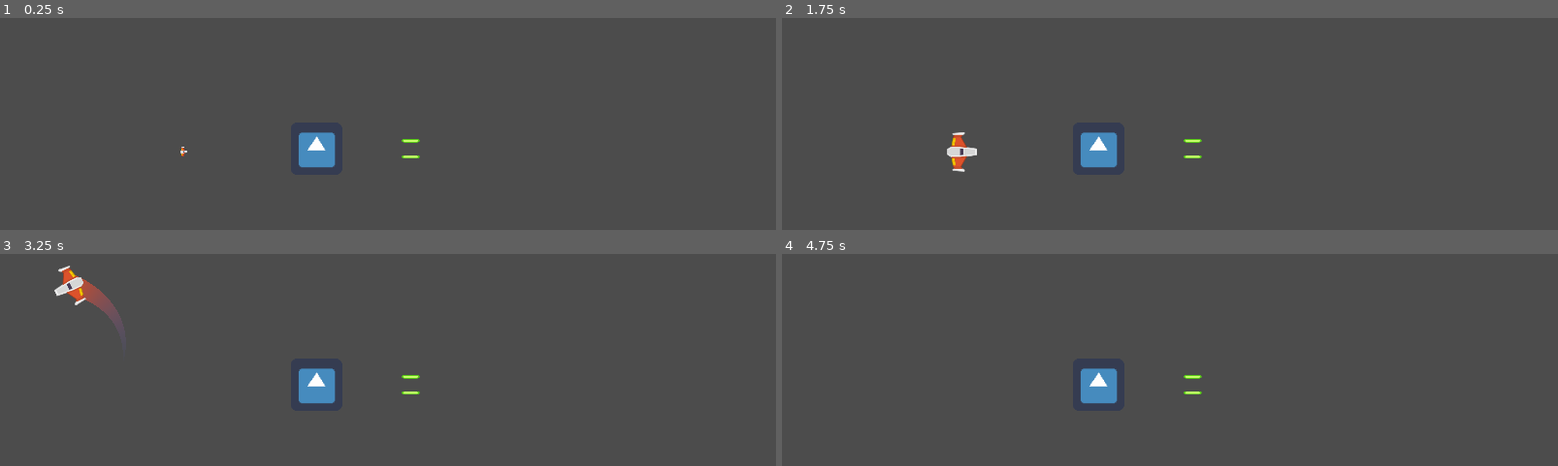
Above: before the commit, frames 1-4 (two rows, left to right).
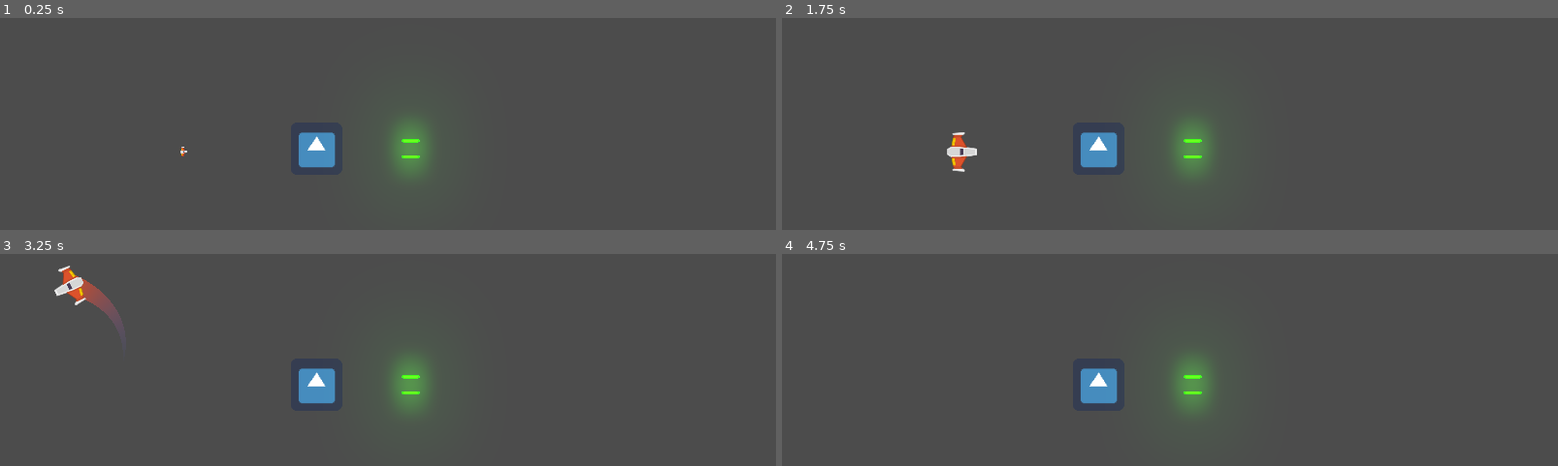
Above: after the commit, the same moments.

Repository: escobardie/Proyecto_meteorito
Game: Godot game, scene res://Juego/Niveles/NivelTest.tscn
Two runs of this game, one before a commit and one after it. Both use one fixed random seed, a clock stepped at 60 frames per second and the inputs below. The engine's default icon, where the game draws it, is replaced by a stand-in: a white triangle on a blue panel in a dark square.
Inputs (mouse positions are in pixels of both pictures, inside the frame that each line leads up to):
- Up to frame 1 (0.25 s): no input
- Up to frame 2 (1.75 s): move the mouse to (1340, 213) at 0.52 s; hold W (mover_adelante) 0.53-1.28 s; hold Space (disparo_ppal) 0.53-1.28 s; move the mouse to (outside the picture) at 1.27 s; hold S (mover_atras) from 1.28 s (still down); right-click (outside the picture) at 1.35 s
- Up to frame 3 (3.25 s): move the mouse to (465, 376) at 2.02 s; release S (mover_atras) at 2.03 s; hold A (mover_antihorario) 2.03-2.78 s; hold W (mover_adelante) from 2.03 s (still down); move the mouse to (outside the picture) at 2.77 s; tap D (mover_horario) at 2.85 s
- Up to frame 4 (4.75 s): move the mouse to (outside the picture) at 3.52 s; release W (mover_adelante) at 3.53 s; hold Space (disparo_ppal) 3.53-4.28 s; hold S (mover_atras) from 3.53 s (still down); move the mouse to (937, 406) at 4.27 s; right-click (937, 406) at 4.35 s

The runs differ from the first frame. In frame 1, 1.4% of the frame differs, in the area x 50-56%, y 46-77%; in frame 2, 1.4%; in frame 3, 1.4%; in frame 4, 1.4%.

Commit message:
Clase 9 - Pulido y Optimización
-Preparar el repo
-PULIDO DE ESCUDO
-PULIDO DE PROYECTIL ENEMIGO
-debuguear DEL CODIGO

Diff:
--- a/Juego/Naves/Enemigo/EnemigoDummy.gd
+++ b/Juego/Naves/Enemigo/EnemigoDummy.gd
@@ -10,7 +10,7 @@
 func _ready() -> void:
 	pass # Replace with function body.
 
-func _process(delta: float) -> void:
+func _process(_delta: float) -> void:
 	$Canion.set_esta_disparando(true)
 
 
--- a/Juego/Naves/Player/Escudo/Escudo.gd
+++ b/Juego/Naves/Player/Escudo/Escudo.gd
@@ -43,9 +43,9 @@
 	$AnimationPlayer.play_backwards("activando")
 
 
-func controlar_colision(esta_activado:bool) -> void:
+func controlar_colision(esta_activ:bool) -> void:
 	#recibimos el bool que determina el estado del colisionador
-	$CollisionShape2D.set_deferred("disabled", esta_activado)
+	$CollisionShape2D.set_deferred("disabled", esta_activ)
 
 
 ## SEÑALES INTERNAS
--- a/Juego/Naves/Player/Escudo/Escudo.tscn
+++ b/Juego/Naves/Player/Escudo/Escudo.tscn
@@ -205,6 +205,7 @@
 }
 
 [node name="Escudo" type="Area2D"]
+modulate = Color( 8.67, 5.81, 23.4, 0.34 )
 collision_layer = 0
 collision_mask = 16
 script = ExtResource( 5 )
--- a/Juego/Naves/Player/Player.gd
+++ b/Juego/Naves/Player/Player.gd
@@ -69,14 +69,14 @@
 		escudo.activar()
 
 
-func _integrate_forces(state: Physics2DDirectBodyState) -> void:
+func _integrate_forces(_state: Physics2DDirectBodyState) -> void:
 	#apply_central_impulse que tiene como parámetro un Vector2 que es el impulso y nos permite aplicar dicho impulso direccional sin afectar la rotación
 	apply_central_impulse(empuje.rotated(rotation))
 	#Para manejar rotaciones de un rigidbody vamos a utilizar apply_torque_impulse
 	#que lo que hace es tomar como parámetro un valor del tipo float que es el torque y le aplica un impulso rotacional al cuerpo.
 	apply_torque_impulse(dir_rotacion * potencia_rotacion)
 
-func _process(delta: float) -> void:
+func _process(_delta: float) -> void:
 	player_input()
 
 ## METODO CUSTOM
--- a/Juego/Niveles/Nivel.gd
+++ b/Juego/Niveles/Nivel.gd
@@ -27,7 +27,7 @@
 	contenedor_proyectiles.add_child(proyectil)
 
 func _on_nave_destruida(posicion:Vector2, num_explosiones:int) -> void:
-	for i in range(num_explosiones):
+	for _i in range(num_explosiones):
 		var new_explosion:Node2D = explosion.instance()
 		new_explosion.global_position = posicion
 		add_child(new_explosion)
--- a/Juego/Proyectiles/Canion.gd
+++ b/Juego/Proyectiles/Canion.gd
@@ -33,7 +33,7 @@
 	almacenar_puntos_disparo()
 	timer_enfriamiento.wait_time = cadencia_disparo
 
-func _process(delta: float) -> void:
+func _process(_delta: float) -> void:
 	if esta_disparando and esta_enfriado:
 		disparar()
 
--- a/Juego/Proyectiles/Proyectil.gd
+++ b/Juego/Proyectiles/Proyectil.gd
@@ -9,7 +9,7 @@
 ## METODOS
 
 ## ** CONSTRUCTOR
-func crear (pos:Vector2, dir:float, vel:float, danio_p:int) -> void:
+func crear (pos:Vector2, dir:float, vel:float, _danio_p:int) -> void:
 	position = pos
 	rotation = dir
 	#Con el vector velocidad del proyectil pasa algo parecido al movimiento de la nave… tenemos que rotarla en su dirección.
--- a/Juego/Proyectiles/ProyectilEnemigo.tscn
+++ b/Juego/Proyectiles/ProyectilEnemigo.tscn
@@ -8,12 +8,13 @@
 height = 34.0001
 
 [node name="ProyectilEnemigo" instance=ExtResource( 1 )]
+show_behind_parent = true
 z_index = 39
 collision_layer = 16
 collision_mask = 5
 
 [node name="Sprite" parent="." index="0"]
-modulate = Color( 0.780392, 1, 0.423529, 1 )
+modulate = Color( 0.43, 2, 0.05, 0.7 )
 texture = ExtResource( 2 )
 
 [node name="CollisionShape2D" parent="." index="1"]
--- a/project.godot
+++ b/project.godot
@@ -69,6 +69,11 @@
 [autoload]
 
 Eventos="*res://Juego/Autoloads/Eventos.gd"
+
+[debug]
+
+gdscript/warnings/unused_signal=false
+gdscript/warnings/return_value_discarded=false
 
 [display]
 
